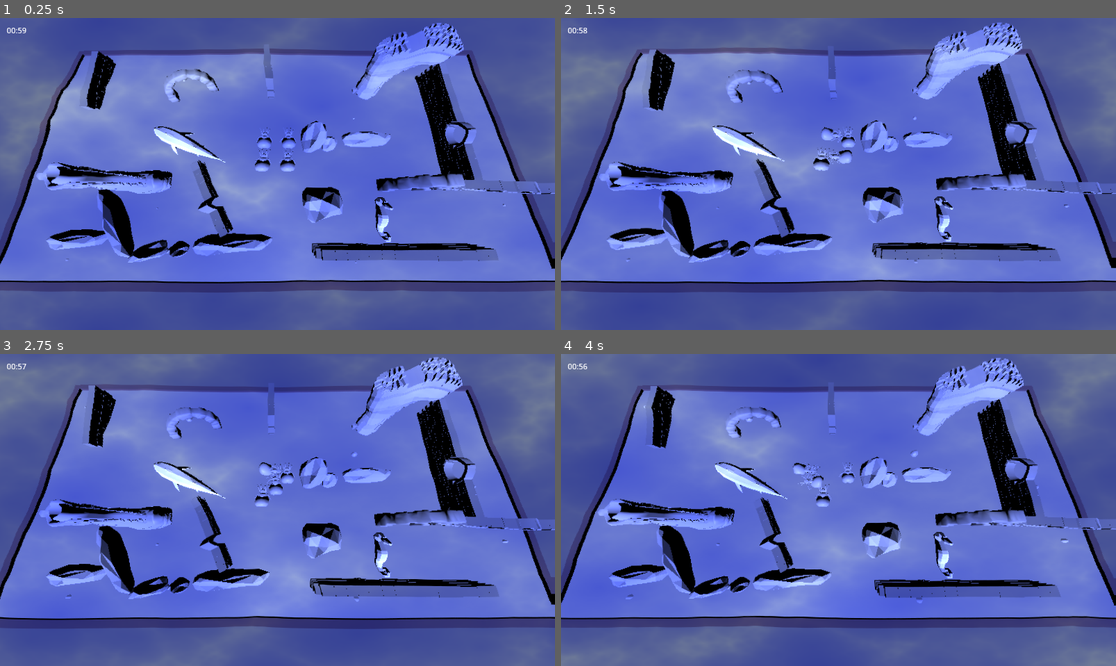
Above: before the commit, frames 1-4 (two rows, left to right).
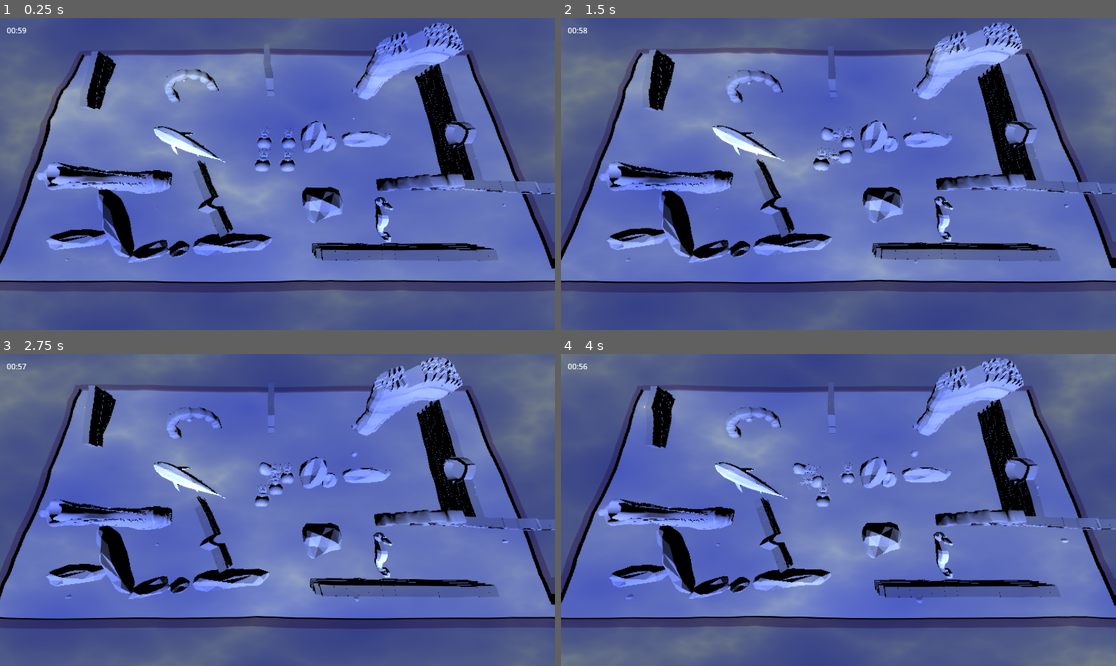
Above: after the commit, the same moments.

Repository: justfordoener/ggj_2025
Game: Godot game, scene res://scenes/level_test.tscn
Same seed, same stepped clock (60 frames per second), same inputs: the game is played once before the commit and once after it.
Inputs (mouse positions are in pixels of both pictures, inside the frame that each line leads up to):
- Up to frame 1 (0.25 s): no input
- Up to frame 2 (1.5 s): tap Enter (ui_accept) at 0.5, 0.77 s; move the mouse to (960, 158) at 0.52 s; hold Right (ui_right) 0.53-1.25 s; hold F 0.53-1.25 s; click (960, 158) at 0.67 s; drag from (727, 189) to (810, 236) at 1.27 s
- Up to frame 3 (2.75 s): move the mouse to (333, 441) at 2.02 s; hold Right (ui_right) from 2.03 s (still down); hold T from 2.03 s (still down)
- Up to frame 4 (4 s): release Right (ui_right) at 2.75 s; release T at 2.75 s; drag from (810, 572) to (672, 463) at 2.77 s; move the mouse to (1005, 556) at 3.52 s; hold Left (ui_left) from 3.53 s (still down); hold F from 3.53 s (still down); tap Enter (ui_accept) at 3.77 s

The runs differ from the first frame. In frame 1, 0.7% of the frame differs, in the area x 6-98%, y 1-79%; in frame 2, 0.7%; in frame 3, 0.7%; in frame 4, 0.7%.

Commit message:
last fixups

Diff:
--- a/scenes/water_shader.gdshader
+++ b/scenes/water_shader.gdshader
@@ -14,7 +14,7 @@
 	// Called for every pixel the material is visible on.
 	vec2 uv = UV + speed * TIME;
 	vec2 noise = texture(fast_noise, uv).rg;
-	COLOR = vec4(color.r, color.g, color.b, 1) + vec4(noise.x, noise.y, 1, 1);
+	COLOR = vec4(color.r, color.g, color.b, 1) + vec4(noise.x, noise.y, 0.8, 1);
 	COLOR *= texture(screen_content, SCREEN_UV + noise * (strength/100.0));
 
 }
Not shown: 1 places in scenes/overlaid_game_end.tscn that only renumber resources
